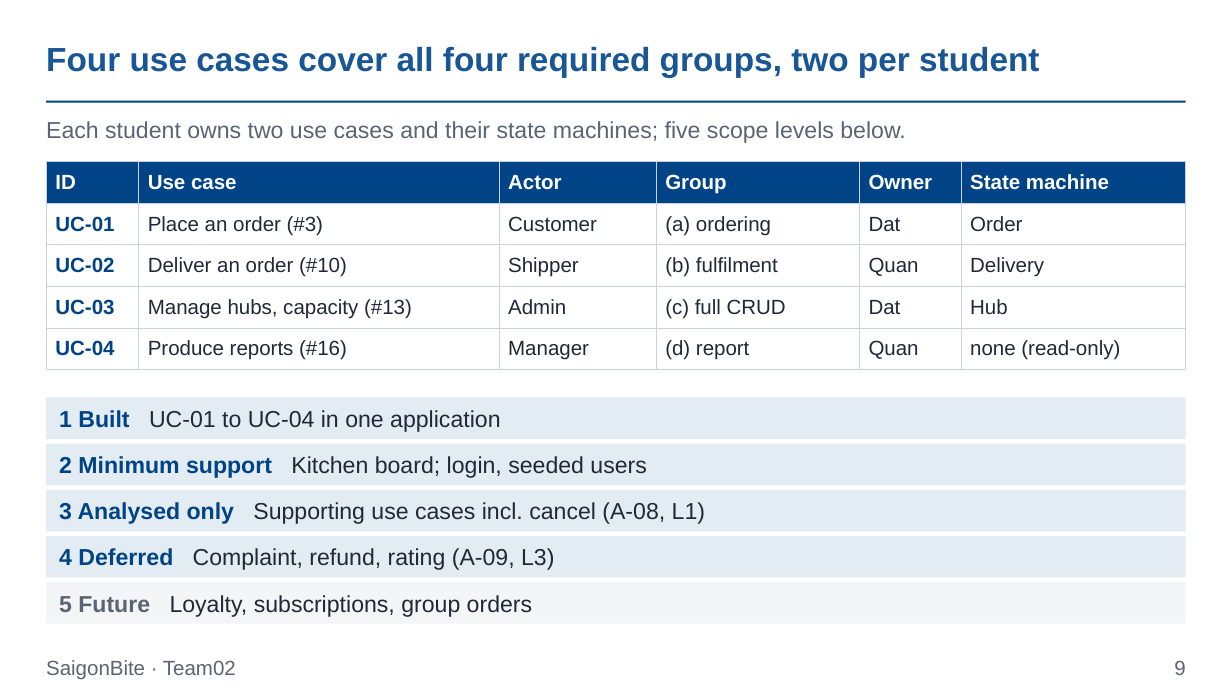
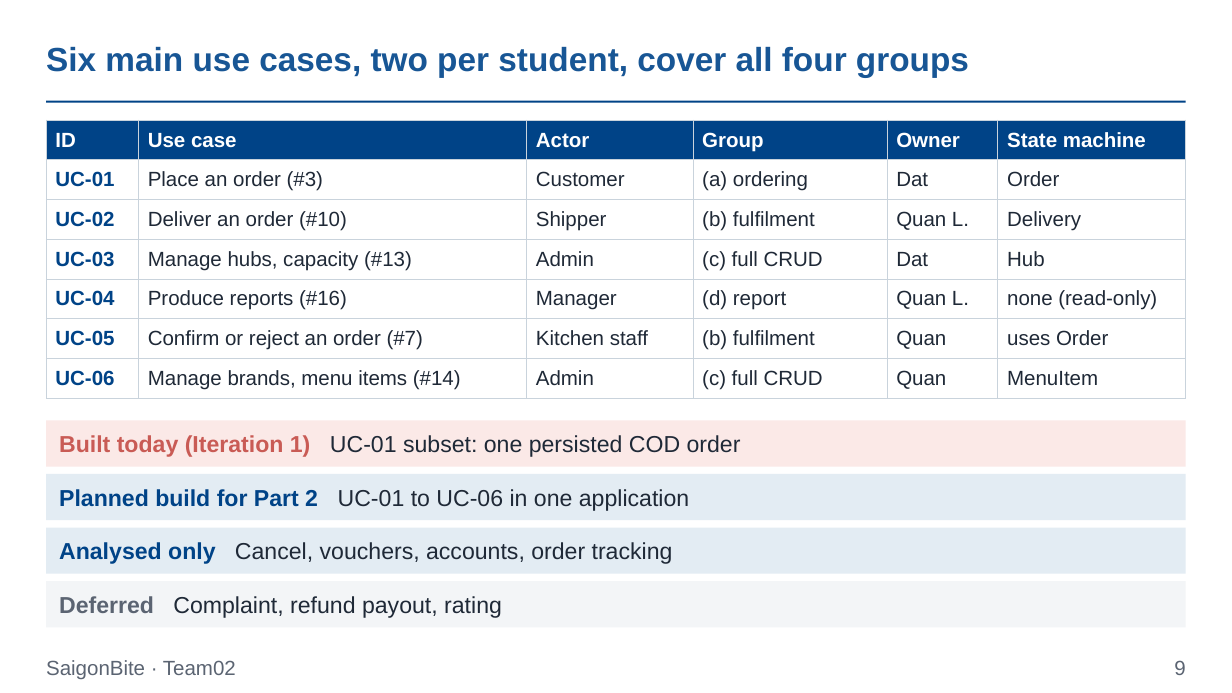
Before and after one commit to Dat071104/SaigonBite, a slide deck: slide 9 of docs/part1/Team02_Proposal_Slides_for_SaigonBite.pptx. Drawn at 1232x693 pixels with LibreOffice and Linux fonts; fonts in the diff are those of the drawing. Boxes give left, top, right and bottom in pixels: in the first picture for what was removed or moved away, otherwise in the second. Text is boxed around its words. In the diff, an @@ line names an element or a change of style, - is before the commit and + after.

```diff
--- a/docs/part1/Team02_Proposal_Slides_for_SaigonBite.pptx
+++ b/docs/part1/Team02_Proposal_Slides_for_SaigonBite.pptx
@@ title at (46, 47, 969, 77): text changed @@
-Four use cases cover all four required groups, two per student
+Six main use cases, two per student, cover all four groups
@@ table at (46, 120, 1186, 394) @@
-row 3, column 5: Quan
+row 3, column 5: Quan L.
-row 5: UC-04 | Produce reports (#16) | Manager | (d) report | Quan | none (read-only)
+row 5: UC-04 | Produce reports (#16) | Manager | (d) report | Quan L. | none (read-only)
+row 6: UC-05 | Confirm or reject an order (#7) | Kitchen staff | (b) fulfilment | Quan | uses Order
+row 7: UC-06 | Manage brands, menu items (#14) | Admin | (c) full CRUD | Quan | MenuItem
@@ table: place and size @@
-table at (46, 162, 1186, 364)
+table at (46, 120, 1186, 394)
@@ text removed at (46, 121, 905, 143) @@
-Each student owns two use cases and their state machines; five scope levels below.
@@ rectangle: place and size @@
-rectangle at (46, 444, 1186, 485)
+rectangle at (46, 421, 1186, 467)
@@ rectangle at (46, 421, 1186, 467): fill #E3ECF3 to #FBE9E7 @@
@@ text at (59, 435, 741, 457): text added @@
+Built today (Iteration 1) UC-01 subset: one persisted COD order
@@ text "Built today (Iteration 1) UC-01 ...": place and size @@
-text "Built today (Iteration 1) UC-01 ..." at (46, 397, 1186, 439)
+text "Built today (Iteration 1) UC-01 ..." at (59, 435, 741, 457)
@@ text "Built today (Iteration 1) UC-01 ..." at (59, 435, 741, 457): fill #E3ECF3 to none @@
@@ rectangle: place and size @@
-rectangle at (46, 490, 1186, 531)
+rectangle at (46, 474, 1186, 520)
@@ text removed at (59, 456, 646, 478) @@
-2 Minimum support Kitchen board; login, seeded users
@@ text at (59, 489, 689, 511): text changed @@
-1 Built UC-01 to UC-04 in one application
+Planned build for Part 2 UC-01 to UC-06 in one application
@@ rectangle: place and size @@
-rectangle at (46, 536, 1186, 578)
+rectangle at (46, 528, 1186, 574)
@@ text at (59, 542, 673, 564): text changed @@
-3 Analysed only Supporting use cases incl. cancel (A-08, L1)
+Analysed only Cancel, vouchers, accounts, order tracking
@@ rectangle: place and size @@
-rectangle at (46, 582, 1186, 624)
+rectangle at (46, 581, 1186, 628)
@@ text at (59, 596, 502, 618): text changed @@
-4 Deferred Complaint, refund, rating (A-09, L3)
+Deferred Complaint, refund payout, rating
@@ text removed at (59, 595, 532, 617) @@
-5 Future Loyalty, subscriptions, group orders
```
Also in this commit, not shown: 11 other slides changed, 1 slide added, 1 slide removed, 9 other files.
